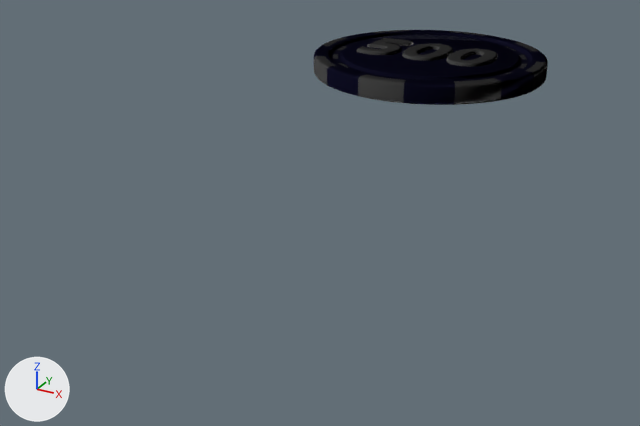
Before and after pictures for a commit that changed the glTF model chips/500.glb.
One viewpoint serves both versions: a 50 mm lens placed at (0.073, -0.122, 0.079), pointed at (-0.031, 0.066, -0.015). The lights are fixed; the arrows at lower left show +X, +Y and +Z. The picture after the commit comes second.
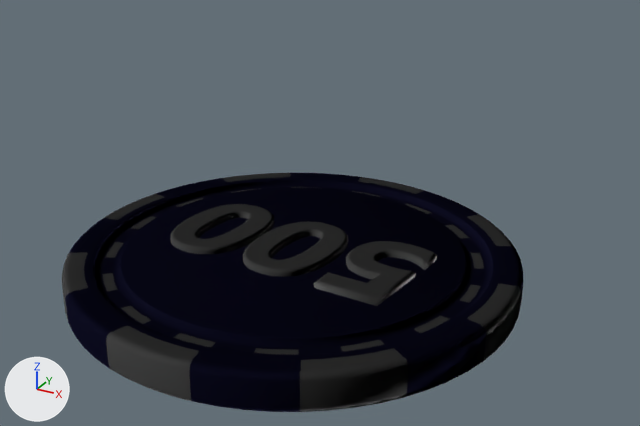
Edits to the bpy script that builds the scene:
```text
Change ob_object_35:
    ob_object_35.parent: ob_500_6 -> ob_500
Change ob_object_36:
    ob_object_36.parent: ob_500_6 -> ob_500
Change ob_object_37:
    ob_object_37.parent: ob_500_6 -> ob_500
Add ob_500:
    ob_500 = bpy.data.objects.new('500', None)
    ob_500.parent = ob_scene
    ob_500.location = (0.0, 0.0, 0.00371)
    ob_500.rotation_euler = (0.014, -3.141, -0.0407)  # degrees (0.8, -180, -2.3)
    ob_500.scale = (-0.334, -0.334, -0.334)
Add ob_scene:
    ob_scene = bpy.data.objects.new('Scene', None)
    ob_scene.location = (0.0, 0.0, 0.0)
```

Changed parts and their boxes [x1, y1, x2, y2] in the pictures (640 x 426 px):
'Object_35', moved
    before: [314, 30, 548, 105]
    after: [66, 173, 524, 412]
'Object_36', moved
    before: [314, 30, 548, 105]
    after: [62, 173, 521, 412]
'Object_37', moved
    before: [356, 38, 498, 67]
    after: [170, 204, 437, 306]
